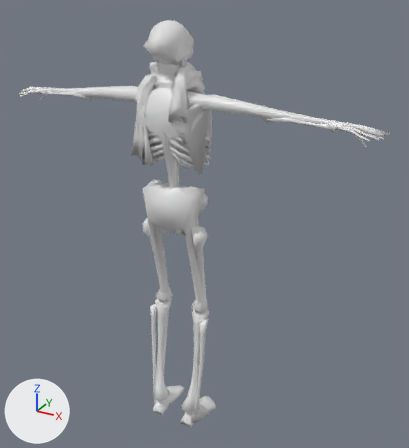
Two versions of the Blender file Backstage/xav_skeletal_minion.blend, one commit apart.
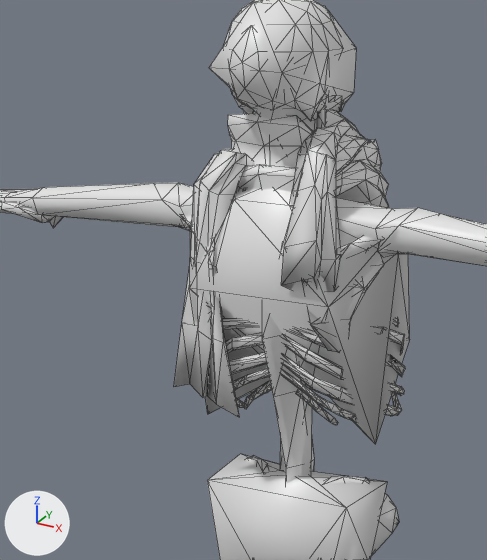
There are two pictures of each version: one whole from a camera (50 mm lens) standing at (0.862, -1.378, 1.422) and looking at (0.07, 0.063, 0.702), one close up on the part from 17% to 58% of the width and 5% to 48% of the height. Every picture has the same lights, and +X, +Y and +Z are marked at lower left. The older version's two pictures come first. The close-ups show mesh edges as thin lines.

The first close-up shows 'Tri Shadow', 'Tri Spine', 'Tri right pelv01', 'Tri scapula01', 'Tri sternum', 'Tri upperteeth02', 'scarf' and 7 more.
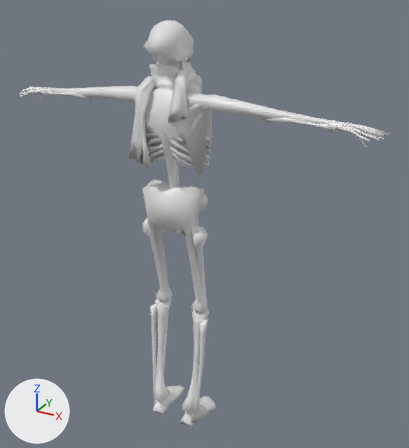
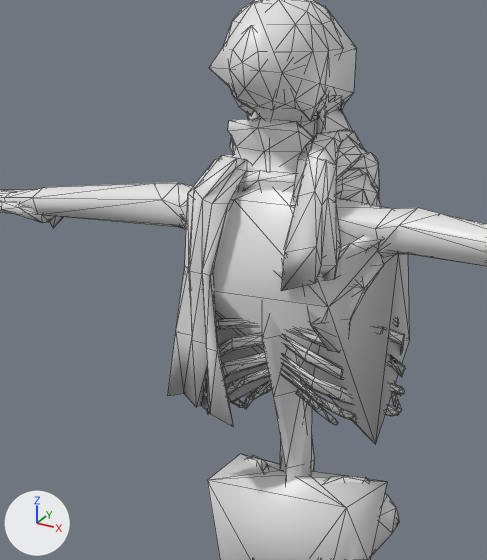
Commit message: add scarf skeleton model

The change, as a diff of the scene's bpy script:
```diff
--- a/Backstage/xav_skeletal_minion.blend.py
+++ b/Backstage/xav_skeletal_minion.blend.py
@@ me_tri_neck_0 @@
 # used by ob_scarf; location = (0.0, 0.0, -0.02)
-me_tri_neck_0.from_pydata(...)  # 306 vertices, 593 faces; spans x -0.1..0.09, y -0.097..0.106, z 0.934..1.232
+me_tri_neck_0.from_pydata(...)  # 306 vertices, 593 faces; spans x -0.098..0.09, y -0.111..0.087, z 0.928..1.235
+# me_tri_neck_0 part 1: 306 of 306 vertices moved; they spanned x -0.1..0.09, y -0.097..0.106, z 0.934..1.232 and now span x -0.098..0.09, y -0.111..0.087, z 0.928..1.235; mean shift (0.002, -0.006, -0.011)
```

Boxes [x1, y1, x2, y2] around the edits, measured in the close-ups (487 x 560 px):
'scarf', reshaped
    before: [174, 109, 389, 417]
    after: [168, 107, 381, 427]
